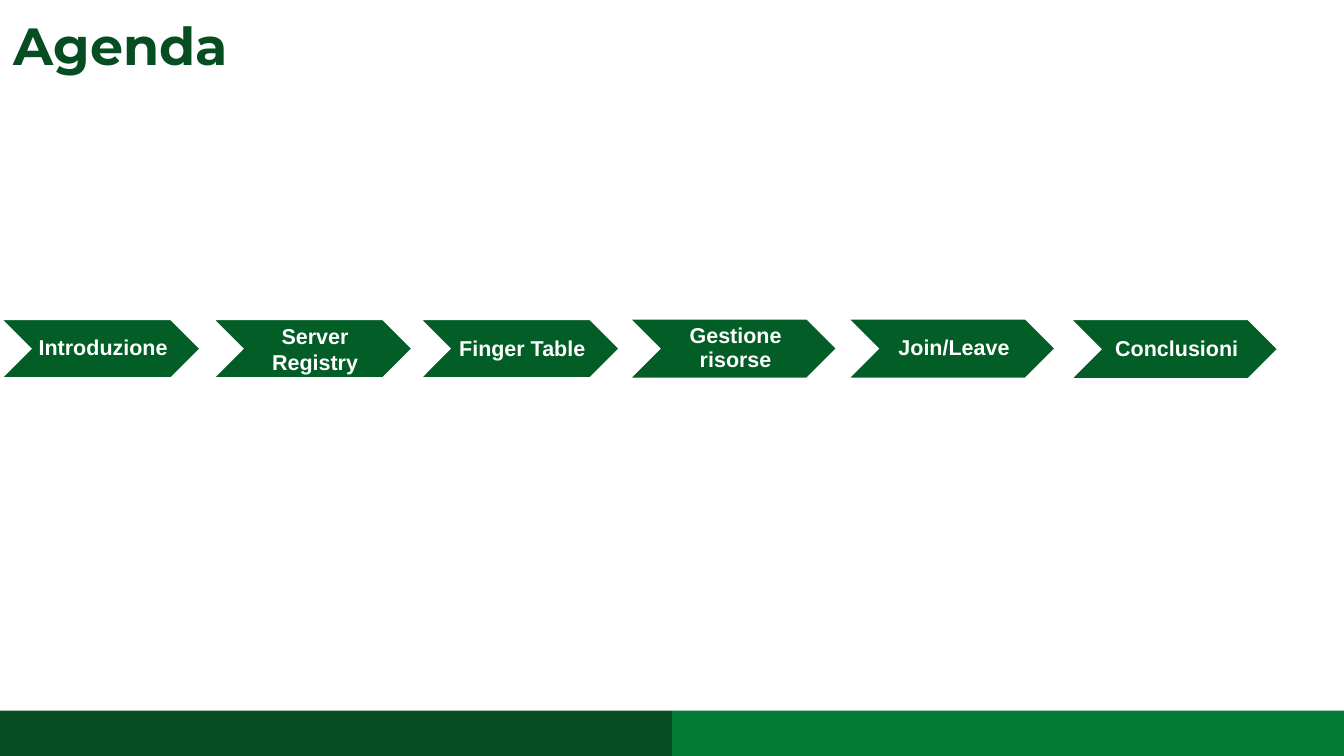
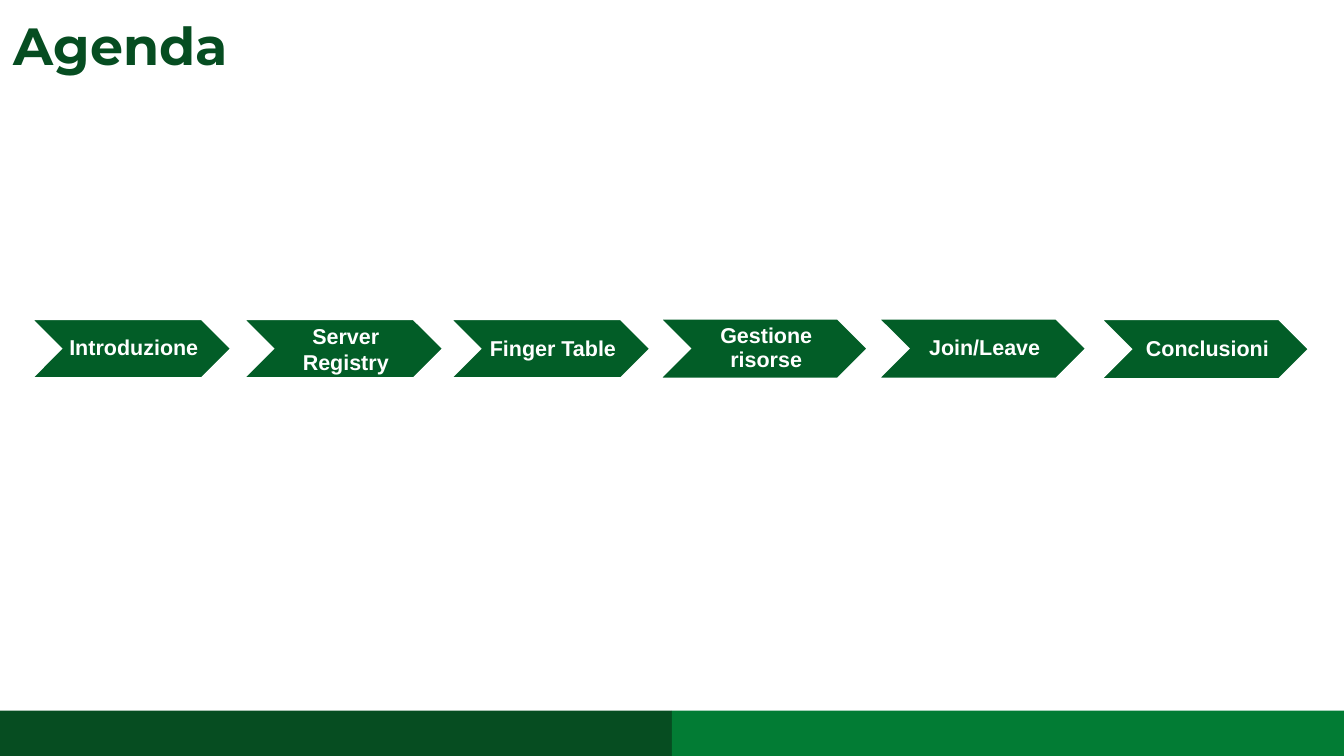
Before and after one commit to simonefesta/Chord_SDCC, a slide deck: slide 2 of Documentazione/Presentazione/Presentazione_Chord_Festa_0320408.pptx. Drawn at 1344x756 pixels with LibreOffice and Linux fonts; fonts in the diff are those of the drawing. Boxes give left, top, right and bottom in pixels: in the first picture for what was removed or moved away, otherwise in the second. Text is boxed around its words. In the diff, an @@ line names an element or a change of style, - is before the commit and + after.

```diff
--- a/Documentazione/Presentazione/Presentazione_Chord_Festa_0320408.pptx
+++ b/Documentazione/Presentazione/Presentazione_Chord_Festa_0320408.pptx
@@ 6 chevrons: place and size @@
-6 chevrons at [1, 319, 1278, 379]
+6 chevrons at [32, 319, 1308, 379]
```
Also in this commit, not shown: 2 other slides changed, 8 other files.
